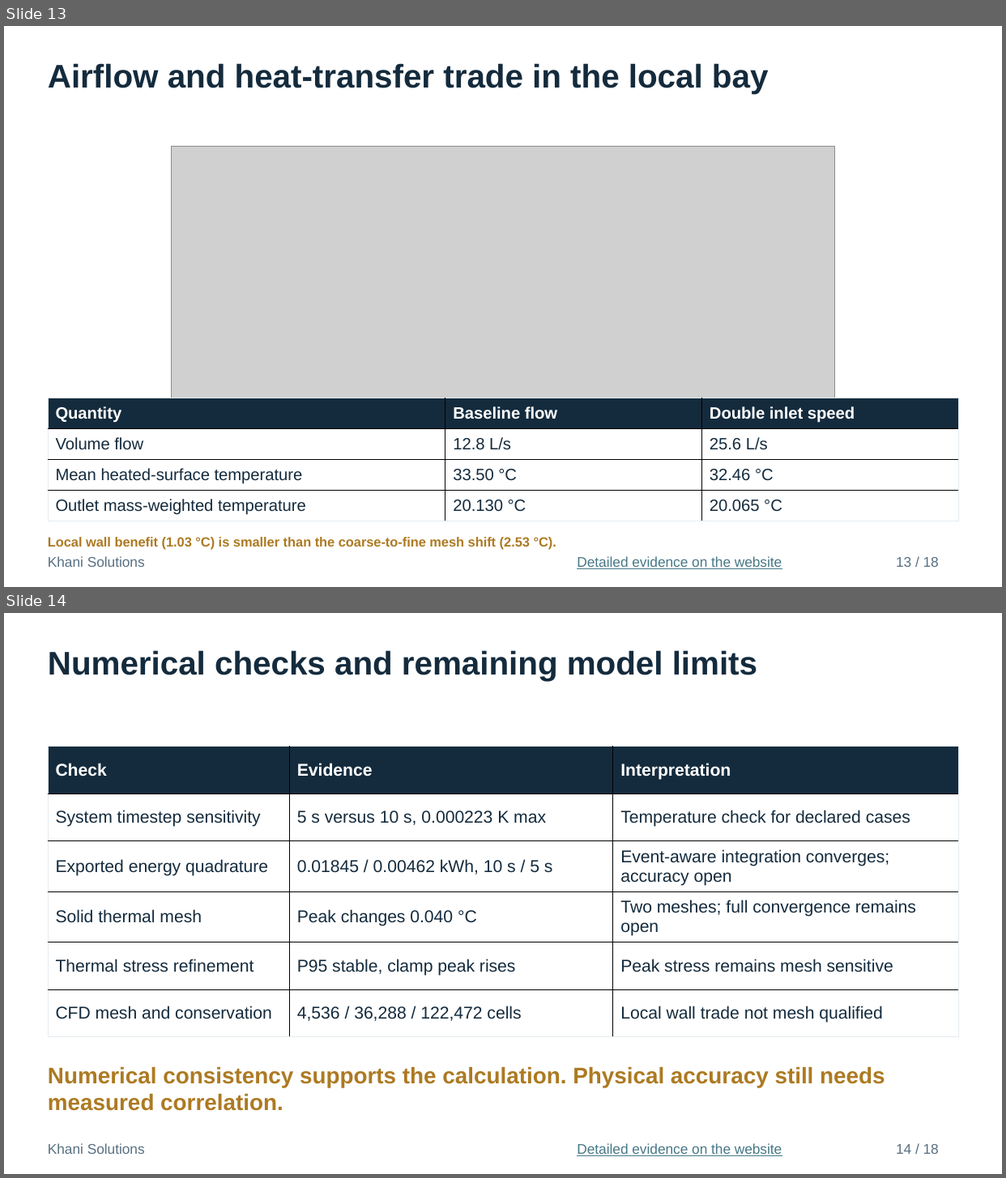
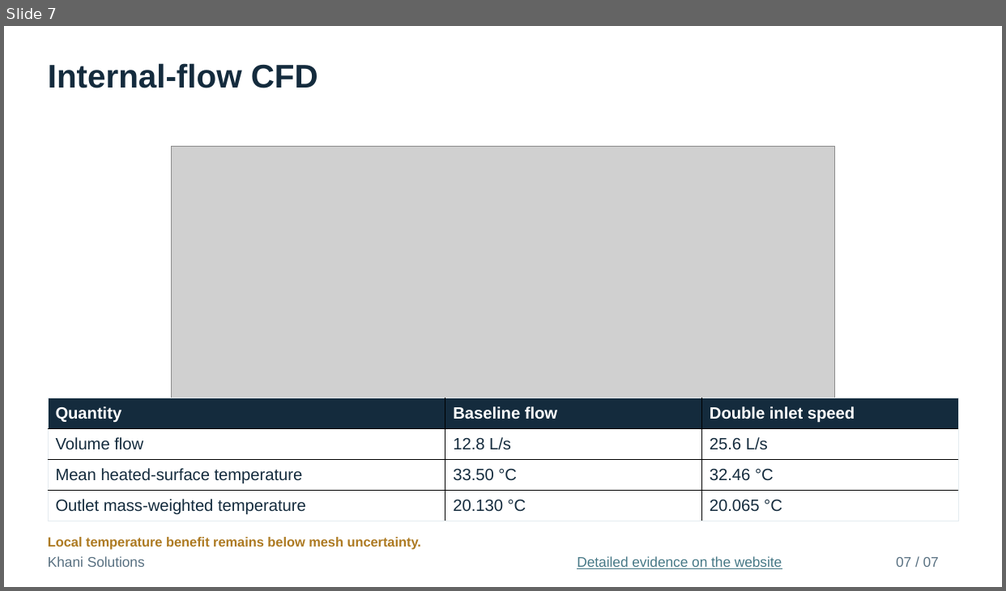
Before and after one commit to mrkhani88/khani-solutions-site, a slide deck: assets/studies/vast-haven-1/interview/Haven1_Thermal_Engineering_Interview.pptx. Shown one above the other, each under a label of ours: slides 13 and 14 before the commit, slide 7 after it. The pictures are 1006x1178 and 1006x591 pixels, drawn with LibreOffice and Linux fonts; fonts in the diff are those of the drawing; grey boxes stand for pictures. Boxes give left, top, right and bottom in pixels: in the first picture for what was removed or moved away, otherwise in the second. Text is boxed around its words. In the diff, an @@ line names an element or a change of style, - is before the commit and + after.

```diff
--- a/assets/studies/vast-haven-1/interview/Haven1_Thermal_Engineering_Interview.pptx
+++ b/assets/studies/vast-haven-1/interview/Haven1_Thermal_Engineering_Interview.pptx
@@ slide 14 removed at (4, 613, 1002, 1174), background #FFFFFF @@
@@ text removed at (48, 650, 757, 681) @@
-Numerical checks and remaining model limits
@@ table removed at (48, 747, 957, 1031), 6 rows, 3 columns @@
-Check | Evidence | Interpretation
-System timestep sensitivity | 5 s versus 10 s, 0.000223 K max | Temperature check for declared cases
-Exported energy quadrature | 0.01845 / 0.00462 kWh, 10 s / 5 s | Event-aware integration converges; accuracy open
-Solid thermal mesh | Peak changes 0.040 °C | Two meshes; full convergence remains open
-Thermal stress refinement | P95 stable, clamp peak rises | Peak stress remains mesh sensitive
-CFD mesh and conservation | 4,536 / 36,288 / 122,472 cells | Local wall trade not mesh qualified
@@ text removed at (48, 1067, 884, 1111) @@
-Numerical consistency supports the calculation. Physical accuracy still needs measured correlation.
@@ text removed at (48, 1144, 145, 1154) @@
-Khani Solutions
@@ text removed at (577, 1144, 782, 1157) @@
-Detailed evidence on the website
@@ text removed at (896, 1144, 939, 1154) @@
-14 / 18
@@ what was slide 13 is now slide 7 @@
@@ slide 7 changed as well @@
@@ text at (48, 63, 318, 88): text changed @@
-Airflow and heat-transfer trade in the local bay
+Internal-flow CFD
@@ text at (48, 537, 421, 550): text changed @@
-Local wall benefit (1.03 °C) is smaller than the coarse-to-fine mesh shift (2.53 °C).
+Local temperature benefit remains below mesh uncertainty.
@@ text at (896, 557, 939, 567): text changed @@
-13 / 18
+07 / 07
```
Also in this commit, not shown: 5 other slides changed, 1 slide added, 11 other slides removed, 4 other files.
